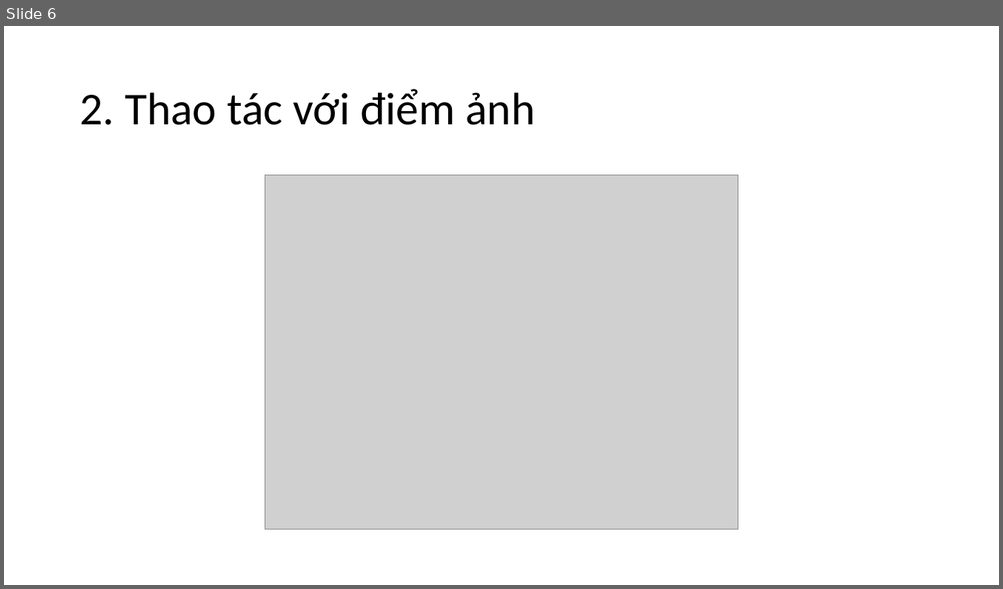
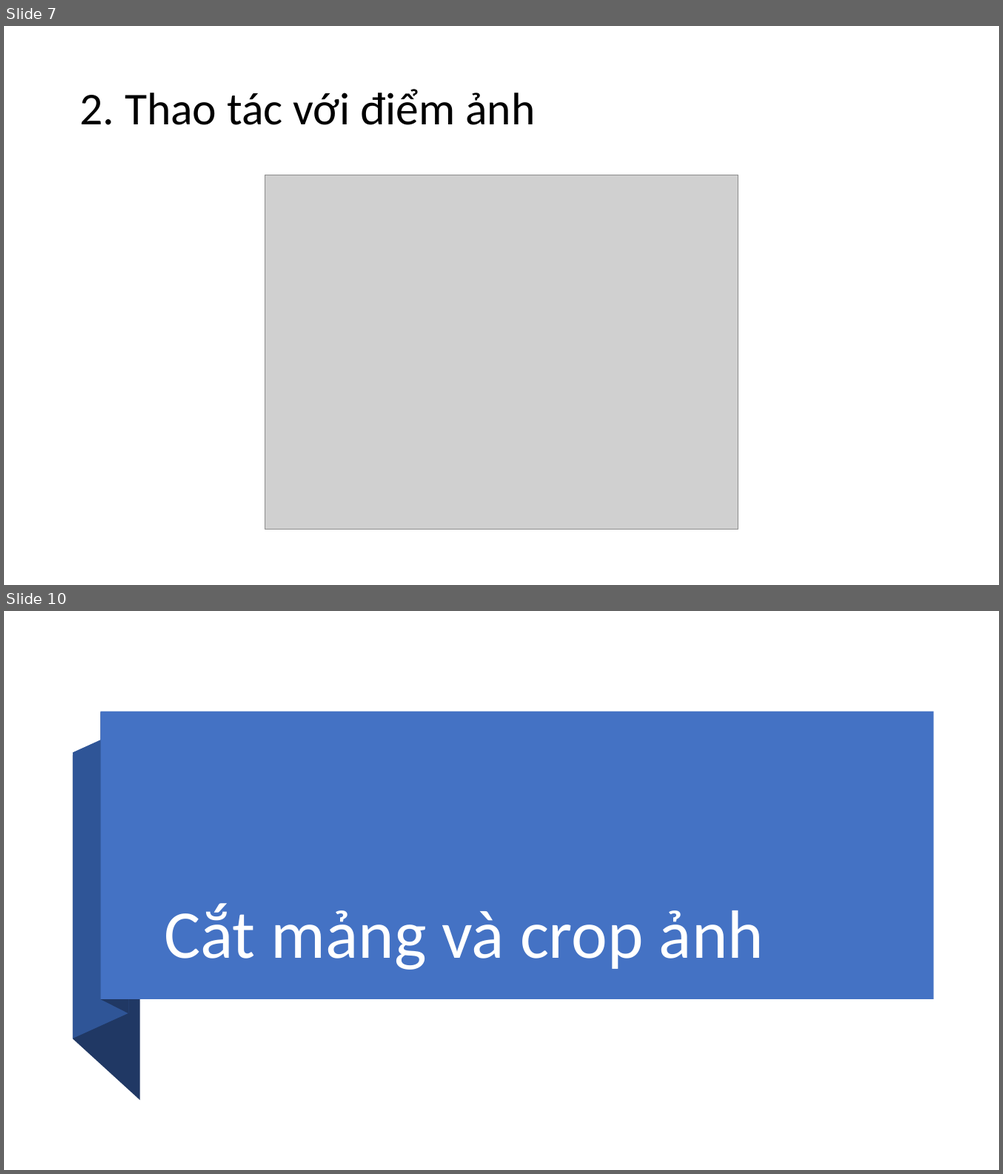
Before and after one commit to levinhhoang16/PyOpenCVCourse, a slide deck: Lecture/OpenCVCoban.pptx. Shown one above the other, each under a label of ours: slide 6 before the commit, slides 7 and 10 after it; the slides between them are not shown. The pictures are 1003x589 and 1003x1174 pixels, drawn with LibreOffice and Linux fonts; fonts in the diff are those of the drawing; grey boxes stand for pictures. Boxes give left, top, right and bottom in pixels: in the first picture for what was removed or moved away, otherwise in the second. Text is boxed around its words. In the diff, an @@ line names an element or a change of style, - is before the commit and + after.

```diff
--- a/Lecture/OpenCVCoban.pptx
+++ b/Lecture/OpenCVCoban.pptx
@@ slide 10 added at [4,611,999,1170], background #FFFFFF @@
@@ freeform shape added at [100,712,128,1014], fill #203864 @@
@@ rectangle added at [100,712,933,999], fill #4472C4 @@
@@ freeform shape added at [73,727,128,1039], fill #2F5597 @@
@@ freeform shape added at [73,755,140,1100], fill #203864 @@
@@ title added at [164,903,763,970], 66 pt, text #FFFFFF @@
+Cắt mảng và crop ảnh
@@ what was slide 6 is now slide 7 @@
```
Also in this commit, not shown: 2 slides changed, 8 other slides added, 1 other file.
